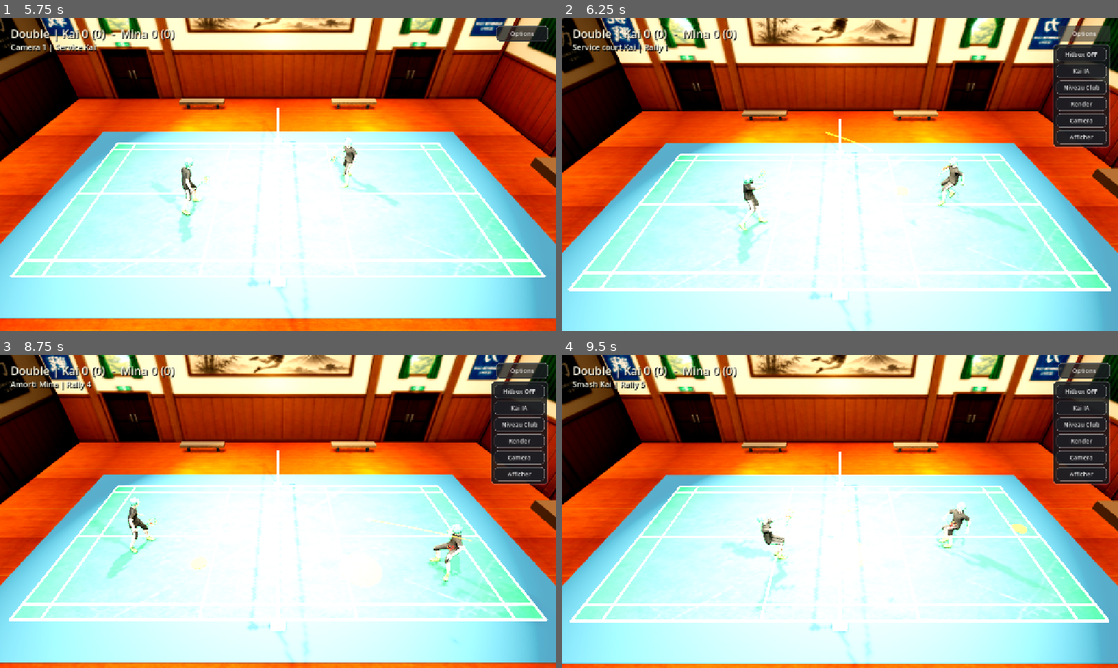
Above: before the commit, frames 1-4 (two rows, left to right).
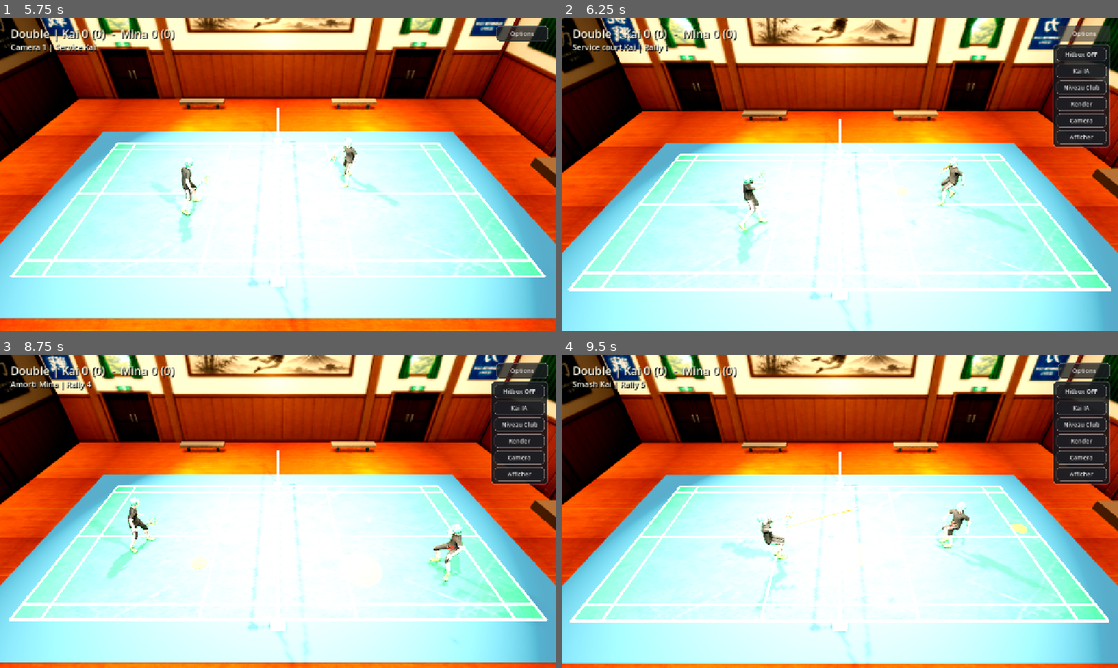
Above: after the commit, the same moments.

Repository: chevrierf7/PowerSpikeStructuredBase
Game: Godot game, scene res://scenes/main.tscn
Two runs of this game, one before a commit and one after it. Both use one fixed random seed, a clock stepped at 60 frames per second and the inputs below.
Inputs (mouse positions are in pixels of both pictures, inside the frame that each line leads up to):
- Up to frame 1 (5.75 s): click "Joueur" at 0.5 s; click "Club" at 1.25 s; click "IA" at 2 s; click "Simple" at 2.75 s; click "Terrain" at 3.5 s; click "Double" at 4.25 s; click "Lancer match" at 5 s
- Up to frame 2 (6.25 s): click "Options" at 5.75 s
- Up to frame 3 (8.75 s): move the mouse to (400, 495) at 6.52 s; hold D (move_right) 6.53-7.25 s; right-click (400, 495) at 6.6 s; click (400, 495) at 6.67 s; drag from (166, 527) to (250, 574) at 7.27 s; move the mouse to (333, 442) at 8.02 s; hold D (move_right) from 8.03 s (still down); tap E (shot_smash) at 8.1 s
- Up to frame 4 (9.5 s): release D (move_right) at 8.75 s; drag from (812, 574) to (673, 464) at 8.77 s

Frame 1 is identical in both runs. In frame 2, less than 0.1% of the frame differs, in the area x 47-54%, y 36-41%; in frame 3, less than 0.1%, in the area x 67-85%, y 52-60%; in frame 4, less than 0.1%.

Commit message:
Tune shot impact and shuttle trails

Diff:
--- a/scripts/entities/Shuttle.gd
+++ b/scripts/entities/Shuttle.gd
@@ -29,6 +29,7 @@
 var impact_size_start := 0.38
 var impact_size_end := 1.38
 var impact_color := Color(1.0, 0.82, 0.18, 0.52)
+var trail_color := Color(1.0, 0.92, 0.36, 0.56)
 const TRAIL_POINT_LIMIT := 18
 var trail_point_limit := TRAIL_POINT_LIMIT
 var default_model_rotation_degrees := Vector3(90.0, 0.0, 0.0)
@@ -36,6 +37,16 @@
 
 func set_trail_limit(value: int) -> void:
 	trail_point_limit = clamp(value, 2, 36)
+
+func apply_shot_visual_settings(settings: Dictionary) -> void:
+	set_trail_limit(int(settings.get("trail_limit", trail_point_limit)))
+	var trail_color_value: Variant = settings.get("trail_color", trail_color)
+	if trail_color_value is Color:
+		trail_color = trail_color_value
+		if trail_marker != null:
+			trail_marker.material_override = GameConfig.material(trail_color)
+	if speed_lines != null:
+		speed_lines.apply_settings(settings.get("speed_lines", {}))
 
 func set_service_hold_rotation(rotation_degrees_value: Vector3) -> void:
 	service_hold_rotation_degrees = rotation_degrees_value
@@ -150,7 +161,7 @@
 	trail_marker.name = "ShuttleTrail"
 	trail_marker.top_level = true
 	trail_marker.mesh = trail_mesh
-	trail_marker.material_override = GameConfig.material(Color(1.0, 0.92, 0.36, 0.56))
+	trail_marker.material_override = GameConfig.material(trail_color)
 	add_child(trail_marker)
 
 	speed_lines = ShuttleSpeedLines.new()
--- a/scripts/game/Game.gd
+++ b/scripts/game/Game.gd
@@ -373,6 +373,7 @@
 	profile = profile.duplicate()
 	if service_fault_type == "net" or _should_force_net_fault(side, kind):
 		profile["net_fault"] = true
+	shuttle.apply_shot_visual_settings(_shuttle_visual_settings_for_shot(kind))
 	var contact_position: Vector3 = shuttle.global_position
 	var predicted: Vector3 = shuttle.launch(target, float(profile["duration"]), float(profile["apex"]), profile)
 	var hit_direction: Vector3 = shuttle.velocity.normalized()
@@ -431,45 +432,45 @@
 	match shot_kind:
 		"smash":
 			settings.merge({
-				"scale": 1.38,
-				"opacity": 0.95,
+				"scale": 1.08,
+				"opacity": 0.82,
 				"duration": 0.13,
-				"color": Color(1.0, 0.28, 0.08, 1.0),
-				"flash_color": Color(1.0, 0.88, 0.44, 1.0),
-				"stroke_count": 18,
-				"length_min": 0.46,
-				"length_max": 1.05,
-				"width_min": 0.040,
-				"width_max": 0.085,
-				"flash_radius": 0.20
+				"color": Color(1.0, 0.34, 0.10, 1.0),
+				"flash_color": Color(1.0, 0.80, 0.34, 1.0),
+				"stroke_count": 14,
+				"length_min": 0.34,
+				"length_max": 0.76,
+				"width_min": 0.030,
+				"width_max": 0.062,
+				"flash_radius": 0.14
 			}, true)
 		"drive", "serve_drive":
 			settings.merge({
-				"scale": 1.12,
-				"opacity": 0.88,
+				"scale": 0.96,
+				"opacity": 0.76,
 				"duration": 0.12,
 				"color": Color(1.0, 0.78, 0.18, 1.0),
 				"flash_color": Color(1.0, 0.95, 0.62, 1.0),
-				"stroke_count": 12,
-				"length_min": 0.38,
-				"length_max": 0.86,
-				"width_min": 0.026,
-				"width_max": 0.058,
-				"flash_radius": 0.14
+				"stroke_count": 10,
+				"length_min": 0.28,
+				"length_max": 0.62,
+				"width_min": 0.022,
+				"width_max": 0.048,
+				"flash_radius": 0.11
 			}, true)
 		"drop", "serve_short":
 			settings.merge({
-				"scale": 0.58,
-				"opacity": 0.46,
-				"duration": 0.10,
-				"color": Color(0.38, 1.0, 0.62, 1.0),
-				"flash_color": Color(0.78, 1.0, 0.82, 1.0),
-				"stroke_count": 5,
-				"length_min": 0.14,
-				"length_max": 0.32,
-				"width_min": 0.018,
-				"width_max": 0.038,
-				"flash_radius": 0.075
+				"scale": 0.72,
+				"opacity": 0.64,
+				"duration": 0.12,
+				"color": Color(0.48, 1.0, 0.66, 1.0),
+				"flash_color": Color(0.86, 1.0, 0.86, 1.0),
+				"stroke_count": 6,
+				"length_min": 0.18,
+				"length_max": 0.38,
+				"width_min": 0.020,
+				"width_max": 0.040,
+				"flash_radius": 0.09
 			}, true)
 		"lob", "serve_lob":
 			settings.merge({
@@ -486,6 +487,68 @@
 				"flash_radius": 0.10
 			}, true)
 	return settings
+
+func _shuttle_visual_settings_for_shot(shot_kind: String) -> Dictionary:
+	match shot_kind:
+		"smash":
+			return {
+				"trail_color": Color(1.0, 0.36, 0.12, 0.68),
+				"trail_limit": 14,
+				"speed_lines": {
+					"enabled": true,
+					"opacity": 0.82,
+					"main_length": 1.08,
+					"width": 0.030,
+					"color": Color(1.0, 0.46, 0.18, 1.0)
+				}
+			}
+		"drive", "serve_drive":
+			return {
+				"trail_color": Color(1.0, 0.82, 0.22, 0.62),
+				"trail_limit": 12,
+				"speed_lines": {
+					"enabled": true,
+					"opacity": 0.68,
+					"main_length": 0.86,
+					"width": 0.024,
+					"color": Color(1.0, 0.86, 0.32, 1.0)
+				}
+			}
+		"drop", "serve_short":
+			return {
+				"trail_color": Color(0.46, 1.0, 0.66, 0.58),
+				"trail_limit": 7,
+				"speed_lines": {
+					"enabled": true,
+					"opacity": 0.46,
+					"main_length": 0.36,
+					"width": 0.018,
+					"color": Color(0.58, 1.0, 0.70, 1.0)
+				}
+			}
+		"lob", "serve_lob":
+			return {
+				"trail_color": Color(0.52, 0.78, 1.0, 0.56),
+				"trail_limit": 18,
+				"speed_lines": {
+					"enabled": true,
+					"opacity": 0.50,
+					"main_length": 0.68,
+					"width": 0.020,
+					"color": Color(0.64, 0.86, 1.0, 1.0)
+				}
+			}
+	return {
+		"trail_color": Color(1.0, 0.92, 0.36, 0.56),
+		"trail_limit": 14,
+		"speed_lines": {
+			"enabled": true,
+			"opacity": 0.60,
+			"main_length": 0.72,
+			"width": 0.022,
+			"color": Color(1.0, 0.94, 0.55, 1.0)
+		}
+	}
 
 func _racket_contact_position(hitter: PlayerCharacter) -> Vector3:
 	var forward := Vector3(hitter.court_forward_x * 0.58, 1.18, hitter.racket_side_z * 0.34)
